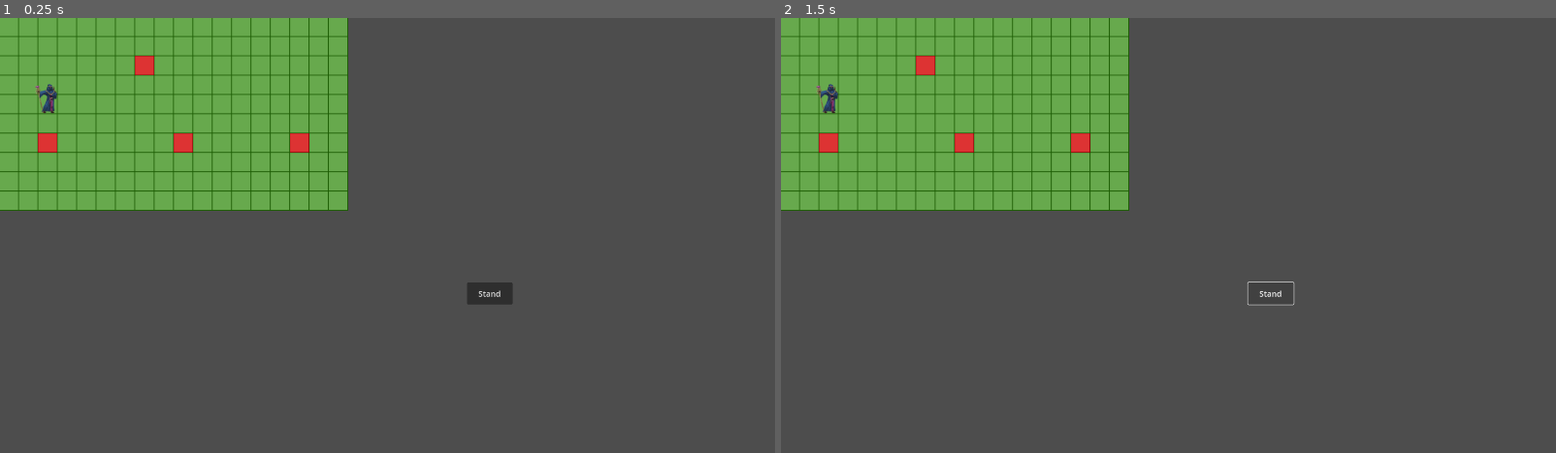
Above: before the commit, frames 1-2 (left to right).
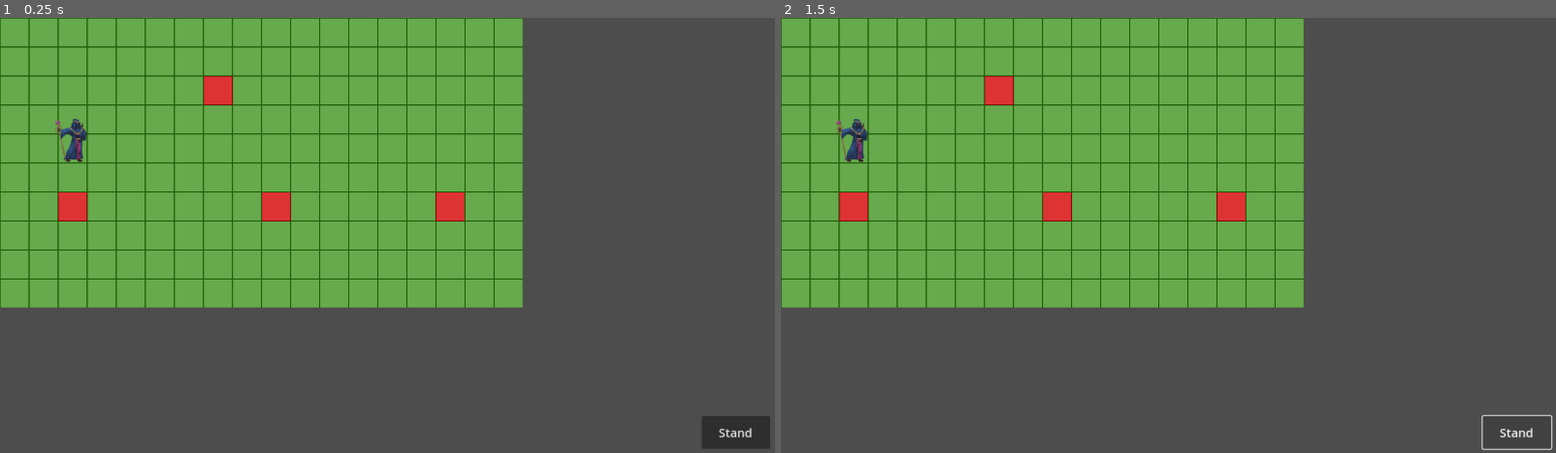
Above: after the commit, the same moments.

Repository: julKara/Defeat_the_Demonlord
Game: Godot game, scene res://Level/level.tscn
The game is run twice, just before and just after one commit, with the same random seed, the same clock (stepped at 60 frames per second) and the same inputs.
Inputs:
- Up to frame 1 (0.25 s): no input
- Up to frame 2 (1.5 s): click "Stand" at 0.5 s; click "Stand" at 1.25 s

The runs differ from the first frame. In frame 1, 31% of the frame differs, in the area x 0-100%, y 0-99%; in frame 2, 30%.

Commit message:
Better camera

Diff:
--- a/Level/level.tscn
+++ b/Level/level.tscn
@@ -53,4 +53,5 @@
 script = ExtResource("4_52x1o")
 
 [node name="Camera2D" type="Camera2D" parent="."]
-position = Vector2(962, 542)
+position = Vector2(640, 360)
+zoom = Vector2(1.5, 1.5)
Not shown: 1 places in Character/character.tscn that only renumber resources
Binary file changed: Textures/Mage_48x48.png
Not shown, changed: Textures/Mage_48x48.png.import
